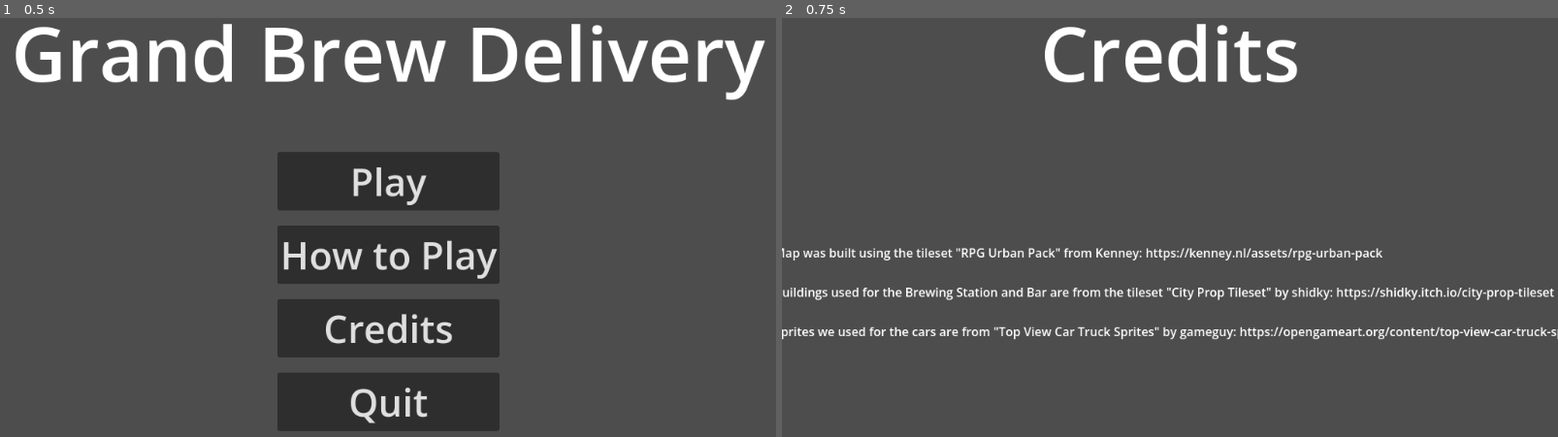
Above: before the commit, frames 1-2 (left to right).
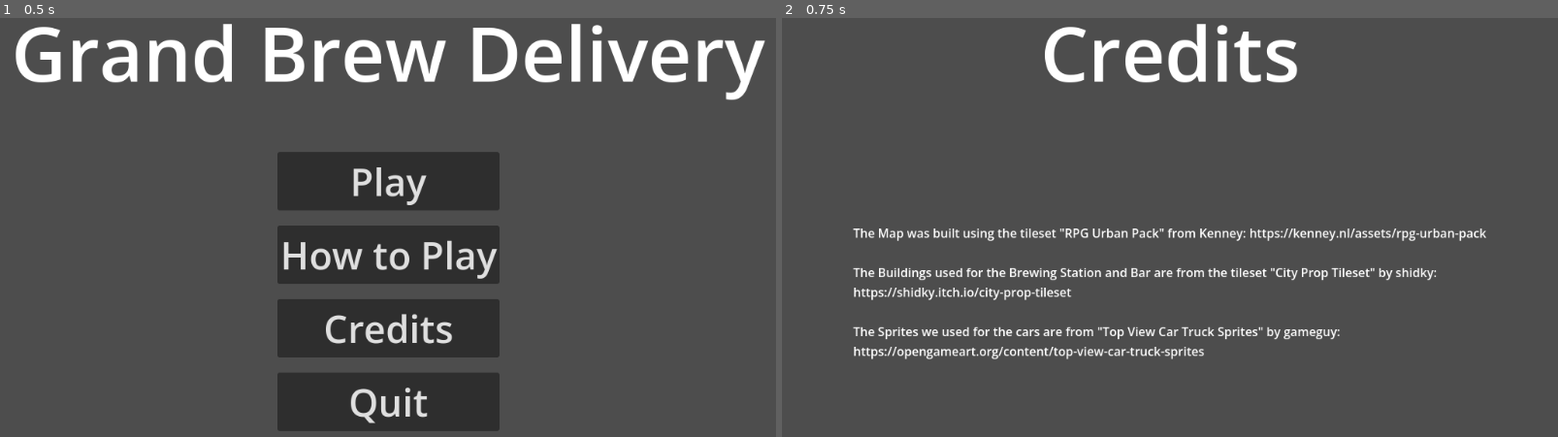
Above: after the commit, the same moments.

Repository: BastianTnd/grand-brew-delivery
Game: Godot game, scene res://Game/MainMenu/main_menu.tscn
Same seed, same stepped clock (60 frames per second), same inputs: the game is played once before the commit and once after it.
Inputs:
- Up to frame 1 (0.5 s): no input
- Up to frame 2 (0.75 s): click "Credits" at 0.5 s

Frame 1 is identical in both runs. In frame 2, 5.7% of the frame differs, in the area x 0-100%, y 50-82%.

Commit message:
Credit Scene: - layout fixed

Diff:
--- a/godot_project/Game/CreditsMenu/credits.tscn
+++ b/godot_project/Game/CreditsMenu/credits.tscn
@@ -26,22 +26,27 @@
 theme_override_font_sizes/font_size = 100
 text = "Credits"
 
-[node name="MarginContainerCredits" type="MarginContainer" parent="." unique_id=1234385097]
+[node name="MarginContainerCredits" type="MarginContainer" parent="." unique_id=919063756]
 layout_mode = 1
 anchors_preset = 14
 anchor_top = 0.5
 anchor_right = 1.0
 anchor_bottom = 0.5
+offset_top = -11.5
+offset_bottom = 11.5
 grow_horizontal = 2
 grow_vertical = 2
 
-[node name="VBoxContainer" type="VBoxContainer" parent="MarginContainerCredits" unique_id=1160821632]
+[node name="VBoxContainer" type="VBoxContainer" parent="MarginContainerCredits" unique_id=1935569253]
 layout_mode = 2
+size_flags_horizontal = 4
 
-[node name="Label" type="Label" parent="MarginContainerCredits/VBoxContainer" unique_id=297563329]
+[node name="Label" type="Label" parent="MarginContainerCredits/VBoxContainer" unique_id=1771645470]
 layout_mode = 2
 text = "The Map was built using the tileset \"RPG Urban Pack\" from Kenney: https://kenney.nl/assets/rpg-urban-pack
 
-The Buildings used for the Brewing Station and Bar are from the tileset \"City Prop Tileset\" by shidky: https://shidky.itch.io/city-prop-tileset
+The Buildings used for the Brewing Station and Bar are from the tileset \"City Prop Tileset\" by shidky:
+https://shidky.itch.io/city-prop-tileset
 
-The Sprites we used for the cars are from \"Top View Car Truck Sprites\" by gameguy: https://opengameart.org/content/top-view-car-truck-sprites"
+The Sprites we used for the cars are from \"Top View Car Truck Sprites\" by gameguy:
+https://opengameart.org/content/top-view-car-truck-sprites"
